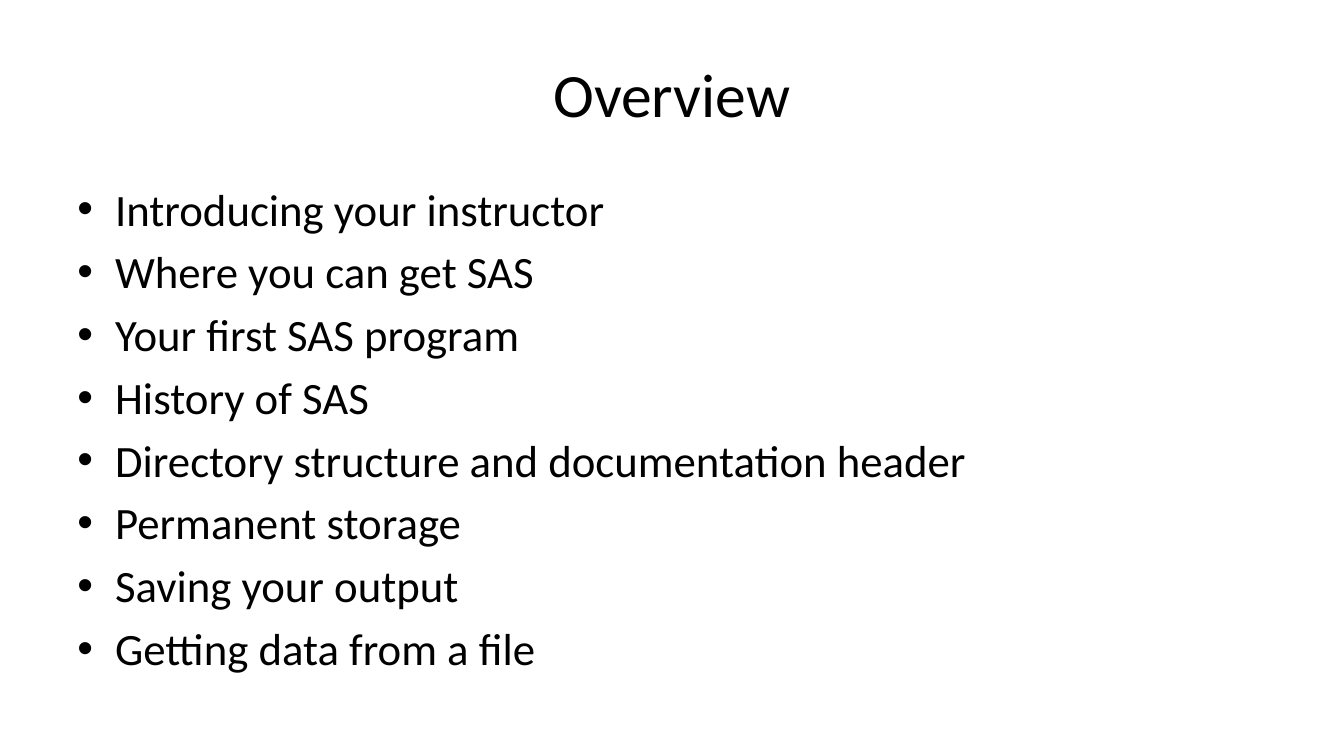
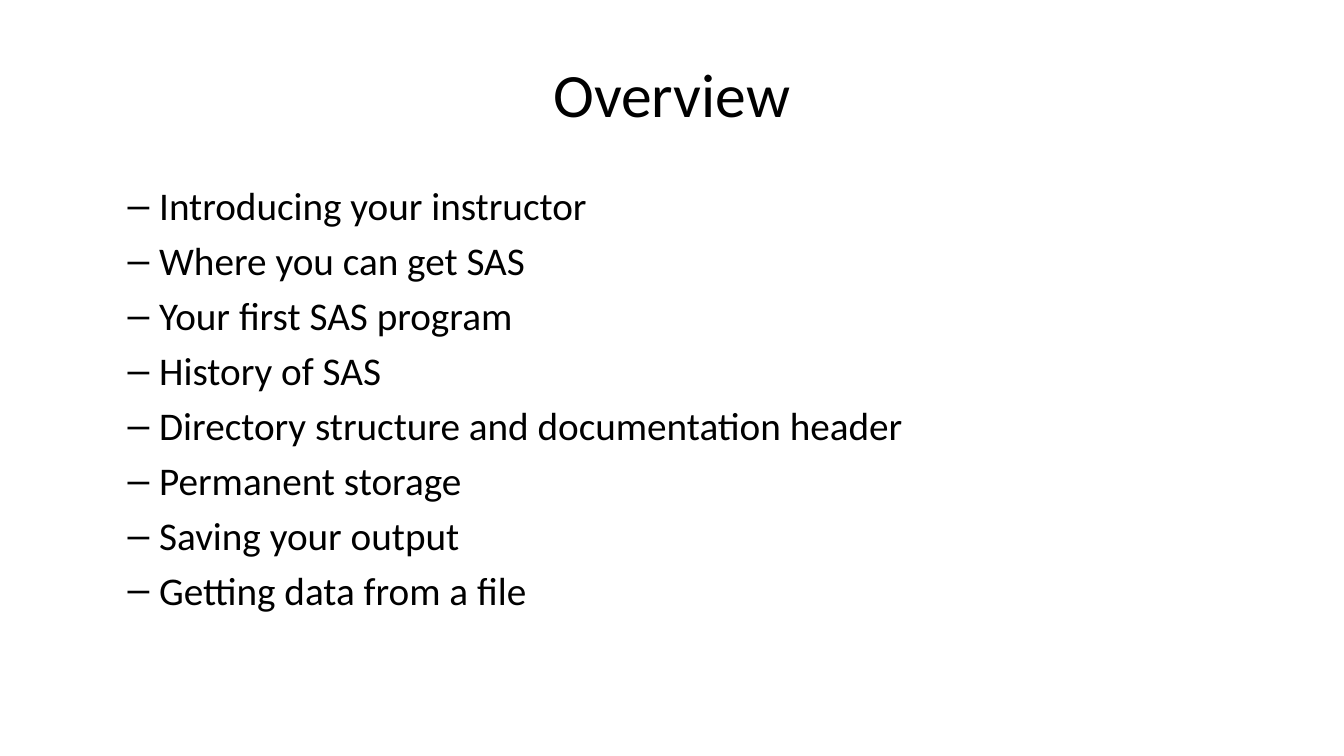
Before and after one commit to pmean/introduction-to-SAS, a slide deck: slide 2 of results/5507-01-simon-sildes-and-speaker-notes.pptx. Drawn at 1344x756 pixels with LibreOffice and Linux fonts; fonts in the diff are those of the drawing. Boxes give left, top, right and bottom in pixels: in the first picture for what was removed or moved away, otherwise in the second. Text is boxed around its words. In the diff, an @@ line names an element or a change of style, - is before the commit and + after.

```diff
--- a/results/5507-01-simon-sildes-and-speaker-notes.pptx
+++ b/results/5507-01-simon-sildes-and-speaker-notes.pptx
@@ text "Introducing your instructor" at box(159, 192, 902, 612): size 32 to 28 pt; bullet • to –; list level 1 to 2 in "Introducing your instructor"; list level 1 to 2 in "Where you can get SAS"; list level 1 to 2 in "Your first SAS program"; list level 1 to 2 in "History of SAS"; list level 1 to 2 in "Directory structure and documentation header"; list level 1 to 2 in "Permanent storage"; list level 1 to 2 in "Saving your output"; list level 1 to 2 in "Getting data from a file" @@
```
Also in this commit, not shown: 19 other slides changed, 1 other file.
